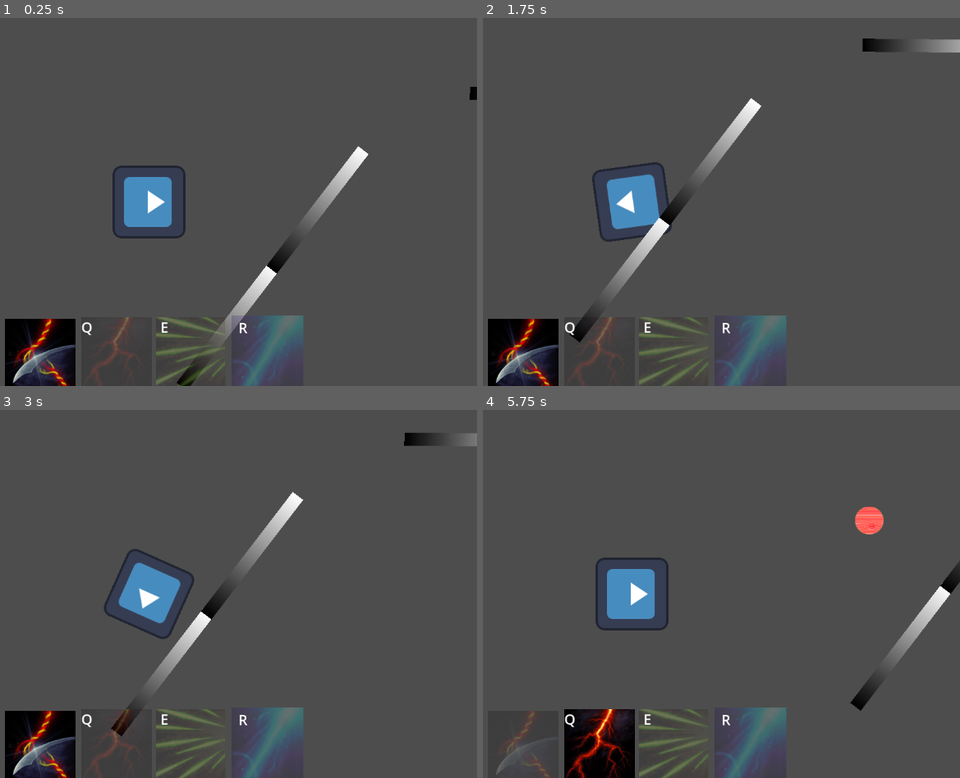
Above: before the commit, frames 1-4 (two rows, left to right).
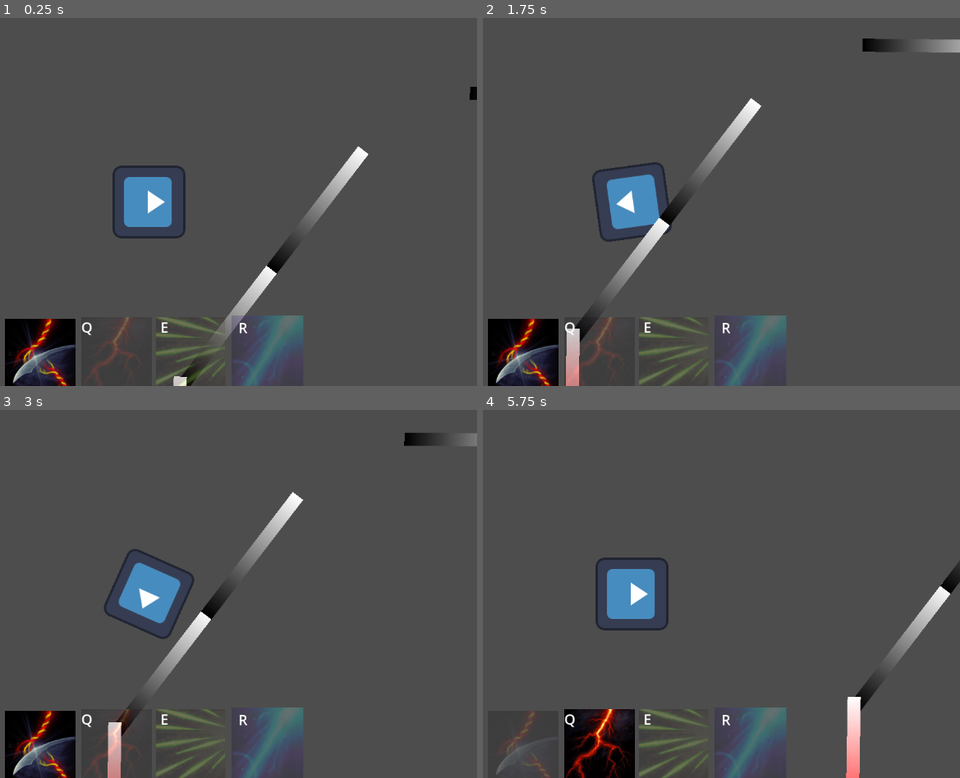
Above: after the commit, the same moments.

Repository: EamonnMR/chrome-crusher
Game: Godot game, scene res://Main.tscn
Two runs of this game, one before a commit and one after it. Both use one fixed random seed, a clock stepped at 60 frames per second and the inputs below. The engine's default icon, where the game draws it, is replaced by a stand-in: a white triangle on a blue panel in a dark square.
Inputs (mouse positions are in pixels of both pictures, inside the frame that each line leads up to):
- Up to frame 1 (0.25 s): no input
- Up to frame 2 (1.75 s): tap Enter at 0.5 s; move the mouse to (773, 183) at 0.52 s; hold D 0.53-1.28 s; hold Right mouse button (block) 0.53-1.28 s; click (773, 183) at 0.8 s; move the mouse to (502, 220) at 1.27 s; hold S from 1.28 s (still down); click (502, 220) at 1.35 s; tap R at 1.55 s
- Up to frame 3 (3 s): move the mouse to (214, 513) at 2.02 s; release S at 2.03 s; hold D 2.03-2.78 s; hold R 2.03-2.78 s; right-click (214, 513) at 2.3 s; tap Space at 2.75 s; move the mouse to (114, 667) at 2.77 s; hold W from 2.78 s (still down); right-click (114, 667) at 2.85 s
- Up to frame 4 (5.75 s): click (597, 667) at 3.05 s; move the mouse to (826, 649) at 3.52 s; release W at 3.53 s; press the mouse at (826, 649) at 3.53 s; hold A 3.53-5.03 s; tap R at 3.8, 4.35 s; move the mouse to (outside the picture) at 4.27 s; release the mouse at (outside the picture) at 4.28 s; right-click (outside the picture) at 4.55 s; move the mouse to (664, 594) at 5.02 s; hold S from 5.03 s (still down); hold Q from 5.03 s (still down); click (664, 594) at 5.3 s

The runs differ from the first frame. In frame 1, less than 0.1% of the frame differs, in the area x 36-40%, y 97-100%; in frame 2, 0.4%; in frame 3, 0.4%; in frame 4, 1.0%, in the area x 76-84%, y 26-100%.
Error before the commit: Attempt to call function 'start' in base 'null instance' on a null instance. (res://component/Spell.gd:22)
Error after the commit: Attempt to call function 'start' in base 'null instance' on a null instance. (res://component/Spell.gd:27)

Commit message:
Tries to implement shields, successfully implements respawn loop

Diff:
--- a/Main.tscn
+++ b/Main.tscn
@@ -1,9 +1,10 @@
-[gd_scene load_steps=5 format=3 uid="uid://c4tvi2paprxm4"]
+[gd_scene load_steps=6 format=3 uid="uid://c4tvi2paprxm4"]
 
 [ext_resource type="PackedScene" uid="uid://ci5ryfv1dtg7p" path="res://player.tscn" id="3_6mvui"]
 [ext_resource type="PackedScene" uid="uid://p4el6x1jfav3" path="res://ui/hud/hud.tscn" id="3_gk6yj"]
 [ext_resource type="PackedScene" uid="uid://bhu1vnfq82ex4" path="res://entities/foe.tscn" id="4_00mtn"]
 [ext_resource type="PackedScene" uid="uid://btip2mr61iw3i" path="res://entities/placeholder_wall.tscn" id="4_btjl6"]
+[ext_resource type="PackedScene" uid="uid://5phh6uk2u508" path="res://entities/red_death_wall.tscn" id="5_hnlxj"]
 
 [node name="World" type="Node2D"]
 
@@ -28,3 +29,7 @@
 rotation = 0.0106161
 
 [node name="Foe" parent="." instance=ExtResource("4_00mtn")]
+
+[node name="Wall5" parent="." instance=ExtResource("5_hnlxj")]
+position = Vector2(53, 440)
+rotation = -1.55536
--- a/Player.gd
+++ b/Player.gd
@@ -25,9 +25,26 @@
 	_handle_shooting()
 	move_and_slide()
 
-
 func _handle_shooting():
 	if Input.is_action_pressed("shoot"):
 		spells[selected_color].shoot()
 	if Input.is_action_pressed("block"):
 		spells[selected_color].block()
+
+func damage(color):
+	dead()
+
+func dead():
+	get_tree().get_root().get_node("World/HUD/Restart").enable()
+	var camera = Camera2D.new()
+	camera.position = global_position
+	get_node("../").add_child(camera)
+	camera.make_current()
+	queue_free()
+
+# TODO: Make this color-specific?
+func enable_hits():
+	collision_layer = 2 #player
+
+func disable_hits():
+	collision_layer = 0
--- a/SpellPanel.gd
+++ b/SpellPanel.gd
@@ -8,12 +8,17 @@
 }
 
 func _process(delta):
-	var current_color = get_tree().get_root().get_node("World/Player").selected_color
+	if get_tree().get_root().get_node("World").has_node("Player"):
+		show()
 
-	for icon in icons.values():
-		mod_deselected(icon)
+		var current_color = get_tree().get_root().get_node("World/Player").selected_color
 
-	mod_selected(icons[current_color])
+		for icon in icons.values():
+			mod_deselected(icon)
+
+		mod_selected(icons[current_color])
+	else:
+		hide()
 
 func mod_selected(tex: TextureRect):
 	tex.modulate.a = 1.0
--- /dev/null
+++ b/component/ShieldArea.gd
@@ -0,0 +1,11 @@
+extends Area2D
+
+
+# Called when the node enters the scene tree for the first time.
+func _ready():
+	pass # Replace with function body.
+
+
+# Called every frame. 'delta' is the elapsed time since the previous frame.
+func _process(delta):
+	pass
--- a/component/Spell.gd
+++ b/component/Spell.gd
@@ -1,14 +1,19 @@
-extends Node2D
+extends Area2D
 
 @export var color: Util.COLOR
 @export var projectile_scene: PackedScene
 @export var projectile_velocity: float = 10
 @export var spread: float
-@export var damage: float
+@export var damage_amount: float
 @export_flags_2d_physics var projectile_mask: int
 
 var cooldown = false
 @onready var parent = get_node("../../")
+
+func _ready():
+	add_child(
+		parent.get_node("CollisionShape2D").duplicate()
+	)
 
 func shoot():
 	if not cooldown:
@@ -20,9 +25,19 @@
 	# TODO: Block projectiles
 	$ShieldGraphic.show()
 	$Timer.start()
+	parent.disable_hits()
+	collision_layer = 2
+
+func damage(dmg_color: Util.COLOR):
+	# TODO: Bounce, etc?
+	if color == dmg_color:
+		parent.damage(color)
+
 
 func _on_timer_timeout():
 	$ShieldGraphic.hide()
+	collision_layer = 0
+	parent.enable_hits()
 
 func _start_cooldown():
 	cooldown = true
--- a/component/Spell.tscn
+++ b/component/Spell.tscn
@@ -2,7 +2,7 @@
 
 [ext_resource type="Script" path="res://component/Spell.gd" id="1_3isj5"]
 
-[node name="Spell" type="Node2D"]
+[node name="Spell" type="Area2D"]
 script = ExtResource("1_3isj5")
 
 [node name="ShieldGraphic" type="Sprite2D" parent="."]
--- a/component/Weapon.gd
+++ b/component/Weapon.gd
@@ -1,6 +1,6 @@
 extends Node2D
 
-@export var color: Util.COLOR
+@export var color: Util.COLOR = Util.COLOR.COLORLESS
 
 var in_melee_area = []
 
@@ -12,7 +12,7 @@
 func shoot():
 	for body in in_melee_area:
 		if body.has_method("damage"):
-			body.damage()
+			body.damage(color)
 
 func block():
 	pass
--- a/entities/projectiles/projectile.gd
+++ b/entities/projectiles/projectile.gd
@@ -14,7 +14,7 @@
 
 func _on_area_2d_body_entered(body):
 	if body.has_method("damage"):
-		body.damage()
+		body.damage(color)
 	queue_free()
 
 func _on_Timer_timeout():
--- /dev/null
+++ b/entities/red_death_wall.gd
@@ -0,0 +1,9 @@
+extends Area2D
+
+@export var color: Util.COLOR
+
+
+
+func _on_object_entered(object):
+	if object.has_method("damage"):
+		object.damage(color)
--- /dev/null
+++ b/entities/red_death_wall.tscn
@@ -0,0 +1,28 @@
+[gd_scene load_steps=5 format=3 uid="uid://5phh6uk2u508"]
+
+[ext_resource type="Script" path="res://entities/red_death_wall.gd" id="1_leakx"]
+
+[sub_resource type="RectangleShape2D" id="RectangleShape2D_c1smt"]
+size = Vector2(266, 20)
+
+[sub_resource type="Gradient" id="Gradient_8s3fc"]
+colors = PackedColorArray(1, 0, 0, 1, 1, 1, 1, 1)
+
+[sub_resource type="GradientTexture2D" id="GradientTexture2D_y122f"]
+gradient = SubResource("Gradient_8s3fc")
+width = 265
+height = 23
+
+[node name="Wall" type="Area2D"]
+collision_layer = 0
+collision_mask = 2
+script = ExtResource("1_leakx")
+
+[node name="CollisionShape2D" type="CollisionShape2D" parent="."]
+shape = SubResource("RectangleShape2D_c1smt")
+
+[node name="Sprite2D" type="Sprite2D" parent="."]
+texture = SubResource("GradientTexture2D_y122f")
+
+[connection signal="area_entered" from="." to="." method="_on_object_entered"]
+[connection signal="body_entered" from="." to="." method="_on_object_entered"]
--- a/player.tscn
+++ b/player.tscn
@@ -13,7 +13,7 @@
 radius = 56.0089
 
 [node name="Player" type="CharacterBody2D"]
-collision_layer = 0
+collision_layer = 2
 script = ExtResource("1_nlh1m")
 
 [node name="Sprite" type="Sprite2D" parent="."]
--- a/project.godot
+++ b/project.godot
@@ -38,3 +38,7 @@
 2d_physics/layer_2="player"
 2d_physics/layer_3="npc"
 2d_physics/layer_4="npc-projectile"
+2d_physics/layer_5="damager-colorless"
+2d_physics/layer_6="damage-red"
+2d_physics/layer_7="damage-green"
+2d_physics/layer_8="damage-blue"
--- /dev/null
+++ b/ui/hud/Restart.gd
@@ -0,0 +1,9 @@
+extends Control
+
+func enable():
+	show()
+	process_mode = Node.PROCESS_MODE_ALWAYS
+
+func _process(delta):
+	if Input.is_key_pressed(KEY_R):
+		get_tree().change_scene_to_file("res://Main.tscn")
--- a/ui/hud/hud.tscn
+++ b/ui/hud/hud.tscn
@@ -1,15 +1,19 @@
-[gd_scene load_steps=8 format=3 uid="uid://p4el6x1jfav3"]
+[gd_scene load_steps=10 format=3 uid="uid://p4el6x1jfav3"]
 
 [ext_resource type="Script" path="res://SpellPanel.gd" id="1_moppp"]
 [ext_resource type="Texture2D" uid="uid://u5fhp6x4i8dl" path="res://assets/j_w_bjerk_painterly_spell_cc_by/lighting-fire-1.png" id="2_wwqi3"]
 [ext_resource type="Texture2D" uid="uid://bkfmdw7xo5a01" path="res://assets/j_w_bjerk_painterly_spell_cc_by/slice-spirit-1.png" id="3_gdyqr"]
 [ext_resource type="Texture2D" uid="uid://btcf0258dpbpq" path="res://assets/j_w_bjerk_painterly_spell_cc_by/needles-acid-2.png" id="4_l7knb"]
 [ext_resource type="Texture2D" uid="uid://0uivkefg4tdo" path="res://assets/j_w_bjerk_painterly_spell_cc_by/beam-blue-2.png" id="5_bhlc0"]
+[ext_resource type="Script" path="res://ui/hud/Restart.gd" id="6_eacrh"]
 
 [sub_resource type="CanvasItemMaterial" id="CanvasItemMaterial_7hf5g"]
 
 [sub_resource type="LabelSettings" id="LabelSettings_8my3m"]
 font_size = 25
+
+[sub_resource type="LabelSettings" id="LabelSettings_rd46t"]
+font_size = 35
 
 [node name="HUD" type="CanvasLayer"]
 layer = 2
@@ -113,3 +117,19 @@
 offset_bottom = 566.0
 text = "R"
 label_settings = SubResource("LabelSettings_8my3m")
+
+[node name="Restart" type="Control" parent="."]
+process_mode = 4
+visible = false
+layout_mode = 3
+anchors_preset = 0
+offset_right = 40.0
+offset_bottom = 40.0
+script = ExtResource("6_eacrh")
+
+[node name="Label" type="Label" parent="Restart"]
+layout_mode = 0
+offset_right = 40.0
+offset_bottom = 23.0
+text = "PRESS R"
+label_settings = SubResource("LabelSettings_rd46t")
